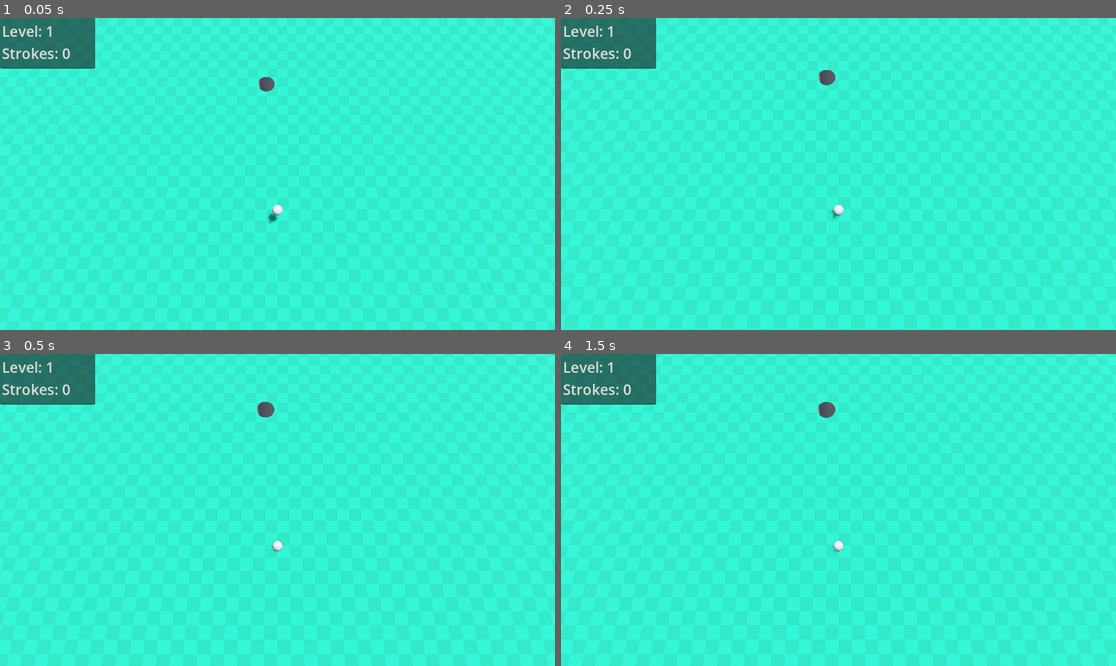
Above: before the commit, frames 1-4 (two rows, left to right).
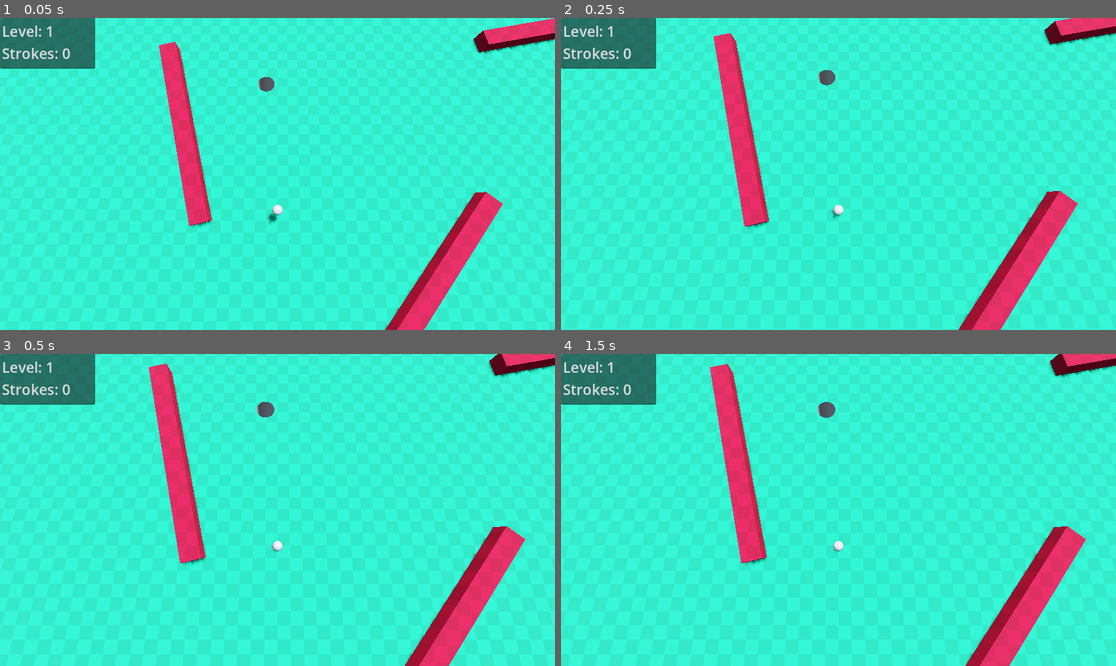
Above: after the commit, the same moments.

Repository: acasualmemelord/Infinite-Golf
Game: Godot game, scene res://golf_course.tscn
Two runs of this game, one before a commit and one after it. Both use one fixed random seed, a clock stepped at 60 frames per second and the inputs below.
Inputs (mouse positions are in pixels of both pictures, inside the frame that each line leads up to):
- Up to frame 1 (0.05 s): no input
- Up to frame 2 (0.25 s): no input
- Up to frame 3 (0.5 s): no input
- Up to frame 4 (1.5 s): move the mouse to (960, 494) at 0.52 s; press the mouse at (960, 494) at 0.53 s; tap Enter at 1.25 s; move the mouse to (727, 525) at 1.27 s; release the mouse at (727, 525) at 1.28 s; click (727, 525) at 1.35 s

The runs differ from the first frame. In frame 1, 6.3% of the frame differs, in the area x 28-100%, y 0-100%; in frame 2, 6.6%; in frame 3, 6.8%, in the area x 26-100%, y 0-100%; in frame 4, 6.8%.

Commit message:
more fixes

Diff:
--- a/scenes/level.tscn
+++ b/scenes/level.tscn
@@ -3,49 +3,24 @@
 [ext_resource type="Material" uid="uid://c0ud8ap10h0la" path="res://assets/red.tres" id="1_r7a61"]
 [ext_resource type="Script" path="res://scripts/wallCreator.gd" id="2_loe7y"]
 [ext_resource type="Material" uid="uid://b6vsk6qwx2bc5" path="res://assets/green.tres" id="2_wsfcy"]
-[ext_resource type="Script" path="res://scripts/wall.gd" id="3_1h0qk"]
 [ext_resource type="Script" path="res://scripts/hole.gd" id="3_ygkav"]
+
+[sub_resource type="BoxShape3D" id="BoxShape3D_1ufbk"]
+size = Vector3(5, 0.5, 0.4)
 
 [sub_resource type="BoxShape3D" id="BoxShape3D_516aq"]
 size = Vector3(20, 1, 20)
 
 [node name="Level" type="Node3D"]
 
-[node name="CSGCombiner3D" type="CSGCombiner3D" parent="."]
+[node name="Floor" type="CSGCombiner3D" parent="." groups=["Floor"]]
 use_collision = true
 
-[node name="mainWall1" type="CSGBox3D" parent="CSGCombiner3D"]
-transform = Transform3D(-4.37114e-08, 0, 1, 0, 1, 0, -1, 0, -4.37114e-08, 10, 0, 0)
-size = Vector3(20, 1.5, 0.4)
-material = ExtResource("1_r7a61")
-script = ExtResource("2_loe7y")
-
-[node name="mainWall2" type="CSGBox3D" parent="CSGCombiner3D"]
-transform = Transform3D(-4.37114e-08, 0, 1, 0, 1, 0, -1, 0, -4.37114e-08, -10, 0, 0)
-size = Vector3(20, 1.5, 0.4)
-material = ExtResource("1_r7a61")
-
-[node name="mainWall3" type="CSGBox3D" parent="CSGCombiner3D"]
-transform = Transform3D(1, 0, 0, 0, 1, 0, 0, 0, 1, 0, 0, -10)
-size = Vector3(20, 1.5, 0.4)
-material = ExtResource("1_r7a61")
-
-[node name="mainWall4" type="CSGBox3D" parent="CSGCombiner3D"]
-transform = Transform3D(1, 0, 0, 0, 1, 0, 0, 0, 1, 0, 0, 10)
-size = Vector3(20, 1.5, 0.4)
-material = ExtResource("1_r7a61")
-
-[node name="Wall" type="CSGBox3D" parent="CSGCombiner3D" groups=["Wall"]]
-transform = Transform3D(-1, 0, -1.50996e-07, 0, 1, 0, 1.50996e-07, 0, -1, 10, 100, -10)
-size = Vector3(5, 0.5, 0.4)
-material = ExtResource("1_r7a61")
-script = ExtResource("3_1h0qk")
-
-[node name="ground" type="CSGBox3D" parent="CSGCombiner3D" groups=["Floor"]]
+[node name="ground" type="CSGBox3D" parent="Floor" groups=["Floor"]]
 size = Vector3(20, 1, 20)
 material = ExtResource("2_wsfcy")
 
-[node name="hole" type="CSGCylinder3D" parent="CSGCombiner3D"]
+[node name="hole" type="CSGCylinder3D" parent="Floor"]
 transform = Transform3D(1, 0, 0, 0, 7.985, 0, 0, 0, 1, 0, 0, 1)
 operation = 2
 radius = 0.204927
@@ -53,7 +28,46 @@
 sides = 18
 script = ExtResource("3_ygkav")
 
-[node name="StaticBody3D" type="StaticBody3D" parent="."]
+[node name="Walls" type="CSGCombiner3D" parent="."]
+use_collision = true
+
+[node name="mainWall1" type="CSGBox3D" parent="Walls"]
+transform = Transform3D(-4.37114e-08, 0, 1, 0, 1, 0, -1, 0, -4.37114e-08, 10, 0, 0)
+size = Vector3(20, 1.5, 0.4)
+material = ExtResource("1_r7a61")
+
+[node name="mainWall2" type="CSGBox3D" parent="Walls"]
+transform = Transform3D(-4.37114e-08, 0, 1, 0, 1, 0, -1, 0, -4.37114e-08, -10, 0, 0)
+size = Vector3(20, 1.5, 0.4)
+material = ExtResource("1_r7a61")
+
+[node name="mainWall3" type="CSGBox3D" parent="Walls"]
+transform = Transform3D(1, 0, 0, 0, 1, 0, 0, 0, 1, 0, 0, -10)
+size = Vector3(20, 1.5, 0.4)
+material = ExtResource("1_r7a61")
+
+[node name="mainWall4" type="CSGBox3D" parent="Walls"]
+transform = Transform3D(1, 0, 0, 0, 1, 0, 0, 0, 1, 0, 0, 10)
+size = Vector3(20, 1.5, 0.4)
+material = ExtResource("1_r7a61")
+
+[node name="CreatedWall" type="CSGCombiner3D" parent="." groups=["Wall"]]
+use_collision = true
+
+[node name="WallMaker" type="Node3D" parent="CreatedWall"]
+script = ExtResource("2_loe7y")
+
+[node name="Wall" type="CSGBox3D" parent="CreatedWall" groups=["Wall"]]
+transform = Transform3D(-1, 0, -1.50996e-07, 0, 1, 0, 1.50996e-07, 0, -1, 10, 100, -10)
+size = Vector3(5, 0.5, 0.4)
+material = ExtResource("1_r7a61")
+
+[node name="StaticBody3D" type="StaticBody3D" parent="CreatedWall/Wall"]
+
+[node name="CollisionShape3D" type="CollisionShape3D" parent="CreatedWall/Wall/StaticBody3D"]
+shape = SubResource("BoxShape3D_1ufbk")
+
+[node name="StaticBody3D" type="StaticBody3D" parent="." groups=["Floor"]]
 collision_layer = 2
 
 [node name="CollisionShape3D" type="CollisionShape3D" parent="StaticBody3D"]
--- a/scripts/golfBall.gd
+++ b/scripts/golfBall.gd
@@ -77,7 +77,5 @@
 
 func _physics_process(delta: float) -> void:
 	for node in get_colliding_bodies():
-		if not node.name == "CSGCombiner3D":
-			print(node.name)
-		if node.is_in_group("Wall"):
-			node.queue_free()
+		if not node.is_in_group("Floor") and node.name == "StaticBody3D":
+			node.get_parent().queue_free()
--- a/scripts/wall.gd
+++ /dev/null
@@ -1,8 +0,0 @@
-extends Node
-
-func _on_ready():
-	var area2d = $"Area2d"
-	area2d.connect("area_entered", _hit_building)
-
-func _hit_building(area): #area is the Area2D of the building
-	print("hit")
--- a/scripts/wallCreator.gd
+++ b/scripts/wallCreator.gd
@@ -13,14 +13,27 @@
 	destroyObstacles()
 	for n in range(0, num):
 		var temp = wall.duplicate()
+		var length = rng.randf_range(1, 5)
+		var rotation = Vector3(0, deg_to_rad(rng.randf_range(0, 360)), 0)
+
+		# randomize wall
 		temp.position = Vector3(rng.randf_range(-8, 8), 0.5, rng.randf_range(-8, 8))
-		temp.rotation = Vector3(0, deg_to_rad(rng.randf_range(0, 360)), 0)
-		temp.size = Vector3(rng.randf_range(1, 5), 0.5, 0.4)
+		temp.rotation = rotation
+		temp.size = Vector3(length, 0.5, 0.4)
+
+		# update collision to match
+		var newCollision = BoxShape3D.new()
+		newCollision.size = temp.size
+		temp.get_child(0).get_child(0).set_shape(newCollision)
+
+		# add wall to game
 		temp.add_to_group("Wall")
 		walls.append(temp)
-		self.get_parent().add_child(temp)
+		self.get_parent().get_parent().add_child.call_deferred(temp)
 
 func destroyObstacles() -> void:
 	for n in walls.size():
+		if !walls[n]:
+			continue
 		walls[n].queue_free()
 	walls = []
Not shown, added: export_presets.cfg
Not shown, changed: .gitignore
